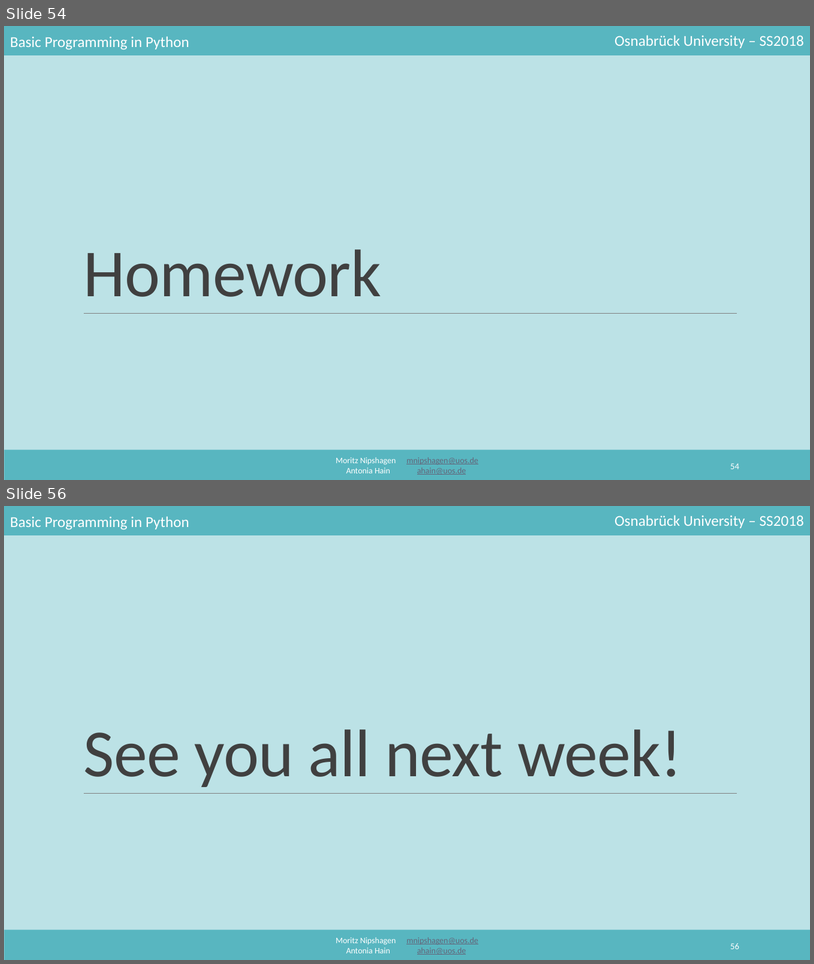
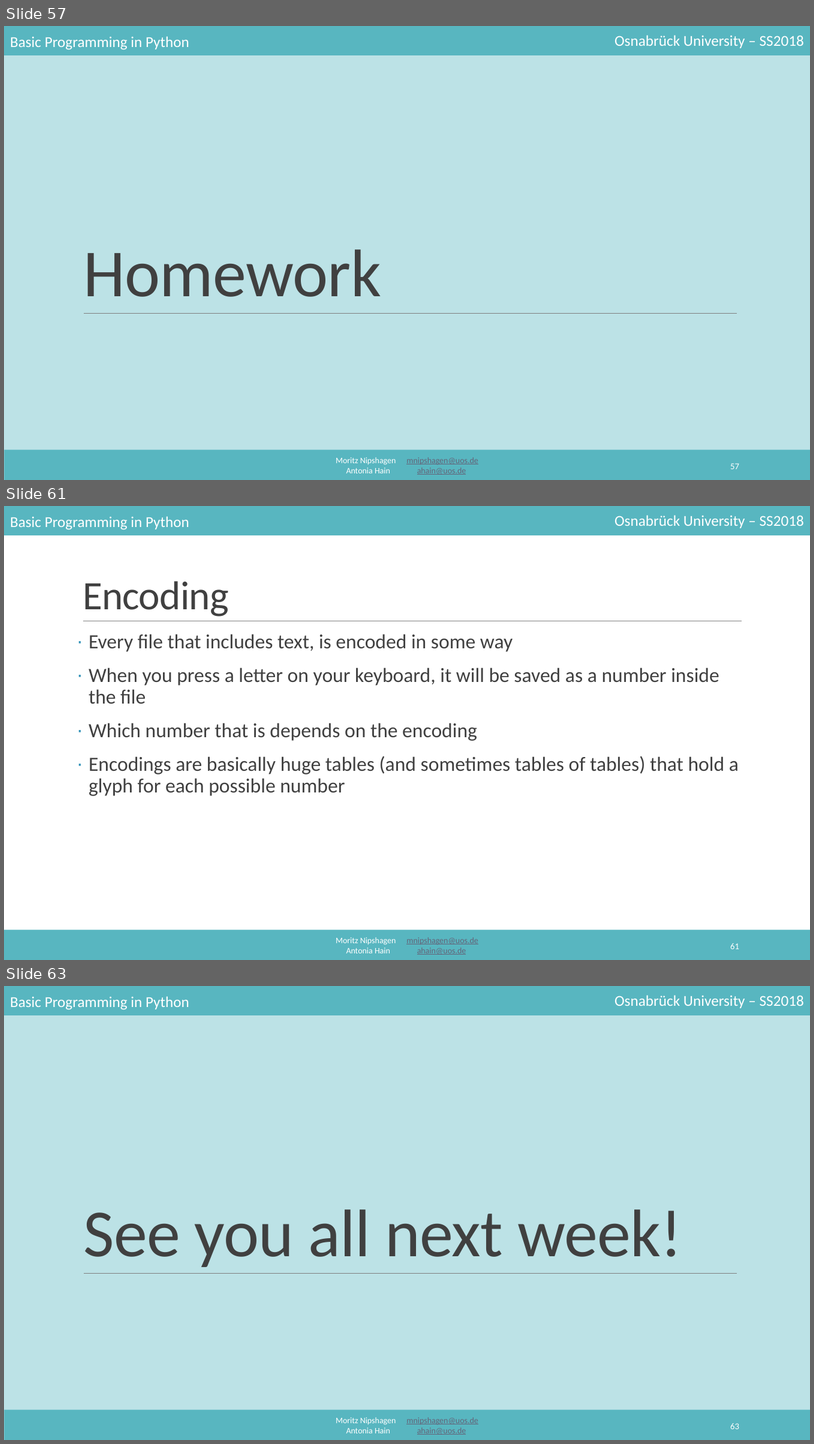
Before and after one commit to mnipshagen/monty, a slide deck: 2018/06/06_Sorting_and_IO.pptx. Shown one above the other, each under a label of ours: slides 54 and 56 before the commit, slides 57, 61 and 63 after it; the slides between them are not shown. The pictures are 814x964 and 814x1444 pixels, drawn with LibreOffice and Linux fonts; fonts in the diff are those of the drawing. Boxes give left, top, right and bottom in pixels: in the first picture for what was removed or moved away, otherwise in the second. Text is boxed around its words. In the diff, an @@ line names an element or a change of style, - is before the commit and + after.

```diff
--- a/2018/06/06_Sorting_and_IO.pptx
+++ b/2018/06/06_Sorting_and_IO.pptx
@@ slide 61 added at (x1=4, y1=506, x2=810, y2=960), background #FFFFFF; not listed: 5 template elements that a slide beside it also shows @@
@@ title added at (x1=83, y1=581, x2=229, y2=616), 48 pt, text #404040 @@
+Encoding
@@ line added from (83, 621) to (743, 621), #808080 0.5 pt @@
@@ text added at (x1=89, y1=634, x2=739, y2=796), 24 pt, text #404040 @@
+· Every file that includes text, is encoded in some way
+· When you press a letter on your keyboard, it will be saved as a number inside the file
+· Which number that is depends on the encoding
+· Encodings are basically huge tables (and sometimes tables of tables) that hold a glyph for each possible number
@@ page number added at (x1=731, y1=943, x2=740, y2=949), 10.5 pt, text #FFFFFF @@
+61
@@ what was slide 54 is now slide 57 @@
@@ page number at (x1=731, y1=463, x2=740, y2=469): text changed @@
-54
+57
@@ what was slide 56 is now slide 63 @@
@@ page number at (x1=731, y1=1423, x2=740, y2=1429): text changed @@
-56
+63
```
Also in this commit, not shown: 3 slides changed, 6 other slides added, 9 other files.
